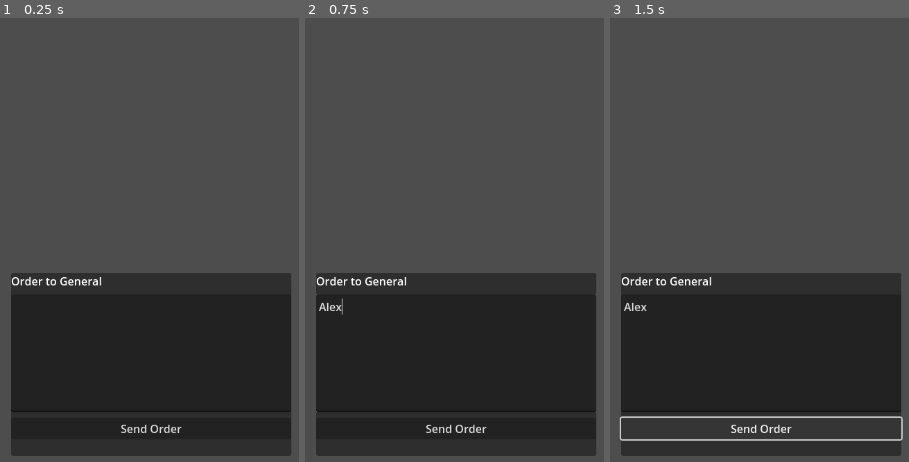
Above: before the commit, frames 1-3 (left to right).
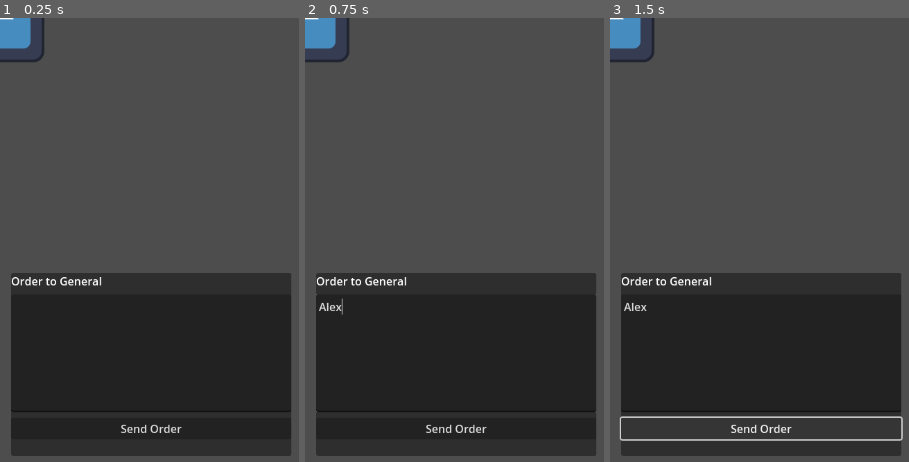
Above: after the commit, the same moments.

Repository: jimmy-academia/veil-of-intel
Game: Godot game, scene res://scenes/Main.tscn
Two runs of this game, one before a commit and one after it. Both use one fixed random seed, a clock stepped at 60 frames per second and the inputs below. Before the commit the project has no main scene; this scene is started directly in both runs. The engine's default icon, where the game draws it, is replaced by a stand-in: a white triangle on a blue panel in a dark square.
Inputs (mouse positions are in pixels of both pictures, inside the frame that each line leads up to):
- Up to frame 1 (0.25 s): no input
- Up to frame 2 (0.75 s): click (457, 355) at 0.52 s; type "Alex" at 0.6 s
- Up to frame 3 (1.5 s): click "Send Order" at 1.25 s

The runs differ from the first frame. In frame 1, 0.9% of the frame differs, in the area x 0-15%, y 0-10%; in frame 2, 0.9%; in frame 3, 0.9%.
Error before the commit: Cannot call method 'get_children' on a null value. (res://scripts/game_controller.gd:40)

Commit message:
fixed terrain etc

Diff:
--- a/project.godot
+++ b/project.godot
@@ -11,5 +11,6 @@
 [application]
 
 config/name="veil-of-intel"
+run/main_scene="res://scenes/Main.tscn"
 config/features=PackedStringArray("4.5", "Forward Plus")
 config/icon="res://icon.svg"
--- a/scenes/Main.tscn
+++ b/scenes/Main.tscn
@@ -1,40 +1,23 @@
-[gd_scene load_steps=10 format=3]
+[gd_scene load_steps=8 format=3 uid="uid://cgpgggag5olmn"]
 
-[ext_resource type="Script" path="res://scripts/game_controller.gd" id="1_game_controller"]
-[ext_resource type="Script" path="res://scripts/plan_draw_layer.gd" id="2_plan_draw_layer"]
-[ext_resource type="Script" path="res://scripts/intel_visualizer.gd" id="3_intel_visualizer"]
-[ext_resource type="PackedScene" path="res://scenes/ArmyBanner.tscn" id="4_army_scene"]
+[ext_resource type="Script" uid="uid://b7555p3n17ath" path="res://scripts/game_controller.gd" id="1_game_controller"]
+[ext_resource type="Script" uid="uid://bv8myy7sd01wn" path="res://scripts/plan_draw_layer.gd" id="2_plan_draw_layer"]
+[ext_resource type="Script" uid="uid://dand41580usae" path="res://scripts/intel_visualizer.gd" id="3_intel_visualizer"]
+[ext_resource type="Texture2D" uid="uid://dsx0iwxt6uw1h" path="res://icon.svg" id="4_nxtc6"]
 [ext_resource type="PackedScene" path="res://scenes/Messenger.tscn" id="5_messenger_scene"]
 [ext_resource type="PackedScene" path="res://scenes/PulseEffect.tscn" id="6_pulse_scene"]
 [ext_resource type="PackedScene" path="res://ui/OrderPanel.tscn" id="7_order_panel_scene"]
-[ext_resource type="Script" path="res://scripts/general.gd" id="8_general_script"]
-
-[sub_resource type="Resource" script=ExtResource("8_general_script") id="Resource_General_1"]
-general_id = &"g1"
-display_name = "Marcus"
-personality = "cautious"
-loyalty = 0.8
-competence = 0.7
-autonomy_mode = 1
 
 [node name="Main" type="Node2D"]
 script = ExtResource("1_game_controller")
-hq_node = NodePath("HQ")
+hq_node = NodePath("MapRoot/HQ")
 pulse_effect_scene = ExtResource("6_pulse_scene")
 messenger_scene = ExtResource("5_messenger_scene")
 
 [node name="MapRoot" type="Node2D" parent="."]
 
 [node name="Terrain" type="Sprite2D" parent="MapRoot"]
-# Optional: set a map texture later.
-
-[node name="Armies" type="Node2D" parent="MapRoot"]
-
-[node name="A1" parent="MapRoot/Armies" instance=ExtResource("4_army_scene")]
-position = Vector2(400, 300)
-army_id = &"A1"
-speed = 70.0
-general = SubResource("Resource_General_1")
+texture = ExtResource("4_nxtc6")
 
 [node name="Messengers" type="Node2D" parent="MapRoot"]
 
@@ -46,9 +29,10 @@
 [node name="IntelVisualizer" type="Node2D" parent="MapRoot"]
 script = ExtResource("3_intel_visualizer")
 
-[node name="HQ" type="Node2D" parent="."]
+[node name="HQ" type="Node2D" parent="MapRoot"]
 position = Vector2(200, 200)
 
 [node name="UI" type="CanvasLayer" parent="."]
 
 [node name="OrderPanel" parent="UI" instance=ExtResource("7_order_panel_scene")]
+anchors_preset = 2
--- a/scripts/game_controller.gd
+++ b/scripts/game_controller.gd
@@ -1,7 +1,7 @@
 extends Node2D
 class_name GameController
 
-@onready var armies_root: Node2D = $MapRoot/Armies
+@onready var armies_root: Node = $MapRoot/HQ
 @onready var messengers_root: Node2D = $MapRoot/Messengers
 @onready var effects_root: Node2D = $MapRoot/Effects
 @onready var plan_layer: PlanDrawLayer = $MapRoot/PlanDrawLayer
@@ -20,145 +20,145 @@
 var pending_plan_path: PackedVector2Array = PackedVector2Array()
 
 func _ready() -> void:
-    intel_state = IntelState.new()
-    add_child(intel_state)
+	intel_state = IntelState.new()
+	add_child(intel_state)
 
-    _register_existing_armies()
+	_register_existing_armies()
 
-    if plan_layer:
-        plan_layer.path_committed.connect(_on_path_committed)
+	if plan_layer:
+		plan_layer.path_committed.connect(_on_path_committed)
 
-    if order_panel:
-        order_panel.send_order_clicked.connect(_on_send_order_clicked)
+	if order_panel:
+		order_panel.send_order_clicked.connect(_on_send_order_clicked)
 
-    if intel_visualizer:
-        intel_visualizer.intel_state = intel_state
-        intel_visualizer.game_controller = self
+	if intel_visualizer:
+		intel_visualizer.intel_state = intel_state
+		intel_visualizer.game_controller = self
 
 func _register_existing_armies() -> void:
-    armies.clear()
-    for child in armies_root.get_children():
-        if child is Army:
-            var army := child as Army
-            armies.append(army)
-            army.clicked.connect(_on_army_clicked)
-            army.movement_completed.connect(_on_army_movement_completed)
+	armies.clear()
+	for child in armies_root.get_children():
+		if child is Army:
+			var army := child as Army
+			armies.append(army)
+			army.clicked.connect(_on_army_clicked)
+			army.movement_completed.connect(_on_army_movement_completed)
 
-            # Seed intel with starting position
-            intel_state.update_record(
-                army.army_id,
-                army.global_position,
-                current_time,
+			# Seed intel with starting position
+			intel_state.update_record(
+				army.army_id,
+				army.global_position,
+				current_time,
                 "initial"
-            )
+			)
 
 func _process(delta: float) -> void:
-    current_time += delta
+	current_time += delta
 
 func _on_army_clicked(army: Army) -> void:
-    selected_army = army
-    pending_plan_path = PackedVector2Array()
-    if plan_layer:
-        plan_layer.start_planning()
-    # You can also update some UI text showing which general is selected.
+	selected_army = army
+	pending_plan_path = PackedVector2Array()
+	if plan_layer:
+		plan_layer.start_planning()
+	# You can also update some UI text showing which general is selected.
 
 func _on_path_committed(path_points: PackedVector2Array) -> void:
-    pending_plan_path = path_points
+	pending_plan_path = path_points
 
 func _on_send_order_clicked(order_text: String) -> void:
-    if selected_army == null:
-        return
-    if pending_plan_path.size() == 0:
-        return
+	if selected_army == null:
+		return
+	if pending_plan_path.size() == 0:
+		return
 
-    var order := Order.new()
-    order.id = "%s_%f" % [selected_army.army_id, current_time]
-    order.army_id = selected_army.army_id
-    order.general_id = selected_army.general.general_id if selected_army.general != null else &""
-    order.text = order_text
-    order.path_points = pending_plan_path.duplicate()
-    order.created_time = current_time
+	var order := Order.new()
+	order.id = "%s_%f" % [selected_army.army_id, current_time]
+	order.army_id = selected_army.army_id
+	order.general_id = selected_army.general.general_id if selected_army.general != null else &""
+	order.text = order_text
+	order.path_points = pending_plan_path.duplicate()
+	order.created_time = current_time
 
-    if selected_army.general != null:
-        var summary := selected_army.general.summarize_order(order)
-        print("GENERAL ACK:", summary)
+	if selected_army.general != null:
+		var summary := selected_army.general.summarize_order(order)
+		print("GENERAL ACK:", summary)
 
-    _send_order_messenger(order, selected_army)
-    pending_plan_path = PackedVector2Array()
+	_send_order_messenger(order, selected_army)
+	pending_plan_path = PackedVector2Array()
 
 func _send_order_messenger(order: Order, target_army: Army) -> void:
-    if messenger_scene == null or hq_node == null:
-        # No messenger scene set; deliver instantly
-        target_army.assign_order(order)
-        _trigger_order_pulse(target_army.global_position)
-        return
+	if messenger_scene == null or hq_node == null:
+		# No messenger scene set; deliver instantly
+		target_army.assign_order(order)
+		_trigger_order_pulse(target_army.global_position)
+		return
 
-    var path := PackedVector2Array()
-    path.append(hq_node.global_position)
-    path.append(target_army.global_position)
+	var path := PackedVector2Array()
+	path.append(hq_node.global_position)
+	path.append(target_army.global_position)
 
-    var messenger := messenger_scene.instantiate() as Messenger
-    messengers_root.add_child(messenger)
-    messenger.setup_order(path, order, target_army)
-    messenger.order_arrived.connect(_on_order_arrived)
+	var messenger := messenger_scene.instantiate() as Messenger
+	messengers_root.add_child(messenger)
+	messenger.setup_order(path, order, target_army)
+	messenger.order_arrived.connect(_on_order_arrived)
 
-    # TODO: add gold shimmer along path (ORDER visual)
+	# TODO: add gold shimmer along path (ORDER visual)
 
 func _on_order_arrived(order: Order, army: Army) -> void:
-    army.assign_order(order)
-    _trigger_order_pulse(army.global_position)
+	army.assign_order(order)
+	_trigger_order_pulse(army.global_position)
 
 func _on_army_movement_completed(army: Army) -> void:
-    var report_text := "Army %s has completed its assigned movement." % [army.army_id]
-    _send_report_messenger(report_text, army)
+	var report_text := "Army %s has completed its assigned movement." % [army.army_id]
+	_send_report_messenger(report_text, army)
 
 func _send_report_messenger(report_text: String, source_army: Army) -> void:
-    if messenger_scene == null or hq_node == null:
-        intel_state.update_record(
-            source_army.army_id,
-            source_army.global_position,
-            current_time,
+	if messenger_scene == null or hq_node == null:
+		intel_state.update_record(
+			source_army.army_id,
+			source_army.global_position,
+			current_time,
             "instant_report"
-        )
-        _trigger_report_pulse(hq_node.global_position)
-        print("REPORT:", report_text)
-        return
+		)
+		_trigger_report_pulse(hq_node.global_position)
+		print("REPORT:", report_text)
+		return
 
-    var path := PackedVector2Array()
-    path.append(source_army.global_position)
-    path.append(hq_node.global_position)
+	var path := PackedVector2Array()
+	path.append(source_army.global_position)
+	path.append(hq_node.global_position)
 
-    var messenger := messenger_scene.instantiate() as Messenger
-    messengers_root.add_child(messenger)
-    messenger.setup_report(path, report_text, source_army)
-    messenger.report_arrived.connect(_on_report_arrived)
+	var messenger := messenger_scene.instantiate() as Messenger
+	messengers_root.add_child(messenger)
+	messenger.setup_report(path, report_text, source_army)
+	messenger.report_arrived.connect(_on_report_arrived)
 
-    # TODO: add blue shimmer along path (REPORT visual)
+	# TODO: add blue shimmer along path (REPORT visual)
 
 func _on_report_arrived(report_text: String, source_army: Army) -> void:
-    _trigger_report_pulse(hq_node.global_position)
+	_trigger_report_pulse(hq_node.global_position)
 
-    intel_state.update_record(
-        source_army.army_id,
-        source_army.global_position,
-        current_time,
+	intel_state.update_record(
+		source_army.army_id,
+		source_army.global_position,
+		current_time,
         "messenger_report"
-    )
+	)
 
-    print("REPORT:", report_text)
+	print("REPORT:", report_text)
 
 func _trigger_order_pulse(position: Vector2) -> void:
-    if pulse_effect_scene == null:
-        return
-    var pulse = pulse_effect_scene.instantiate()
-    effects_root.add_child(pulse)
-    var gold: Color = Color(1.0, 0.84, 0.14, 1.0)
-    pulse.call("start_at", position, gold)
+	if pulse_effect_scene == null:
+		return
+	var pulse = pulse_effect_scene.instantiate()
+	effects_root.add_child(pulse)
+	var gold: Color = Color(1.0, 0.84, 0.14, 1.0)
+	pulse.call("start_at", position, gold)
 
 func _trigger_report_pulse(position: Vector2) -> void:
-    if pulse_effect_scene == null:
-        return
-    var pulse = pulse_effect_scene.instantiate()
-    effects_root.add_child(pulse)
-    var blue: Color = Color(0.3, 0.6, 1.0, 1.0)
-    pulse.call("start_at", position, blue)
+	if pulse_effect_scene == null:
+		return
+	var pulse = pulse_effect_scene.instantiate()
+	effects_root.add_child(pulse)
+	var blue: Color = Color(0.3, 0.6, 1.0, 1.0)
+	pulse.call("start_at", position, blue)
